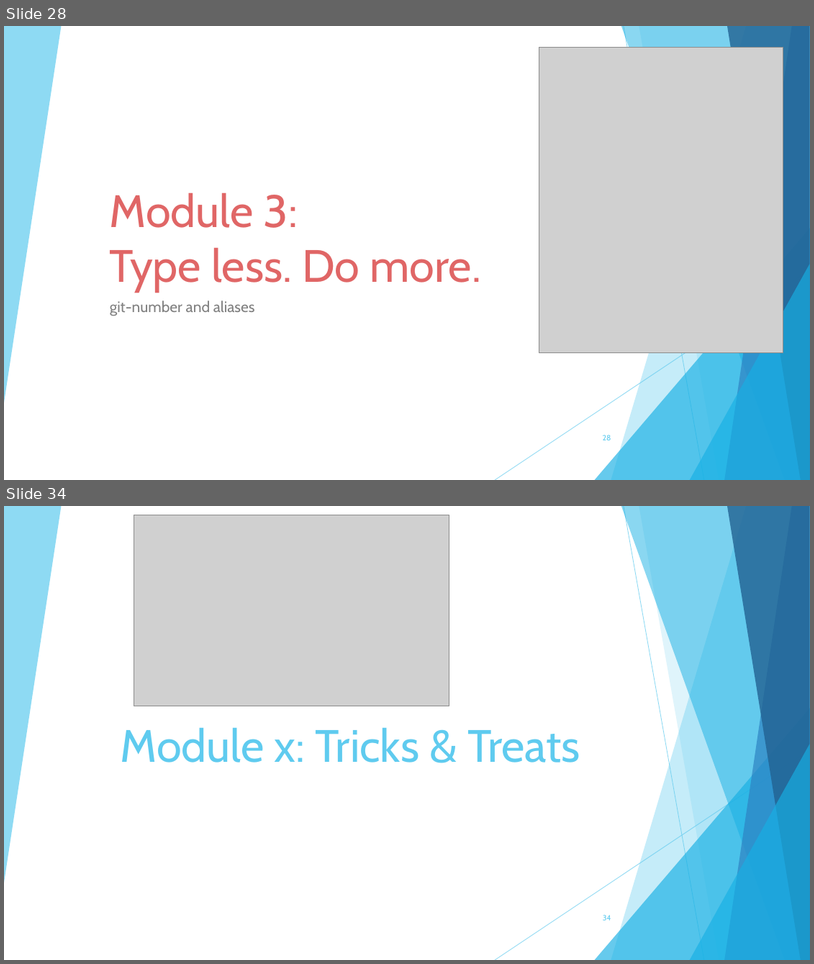
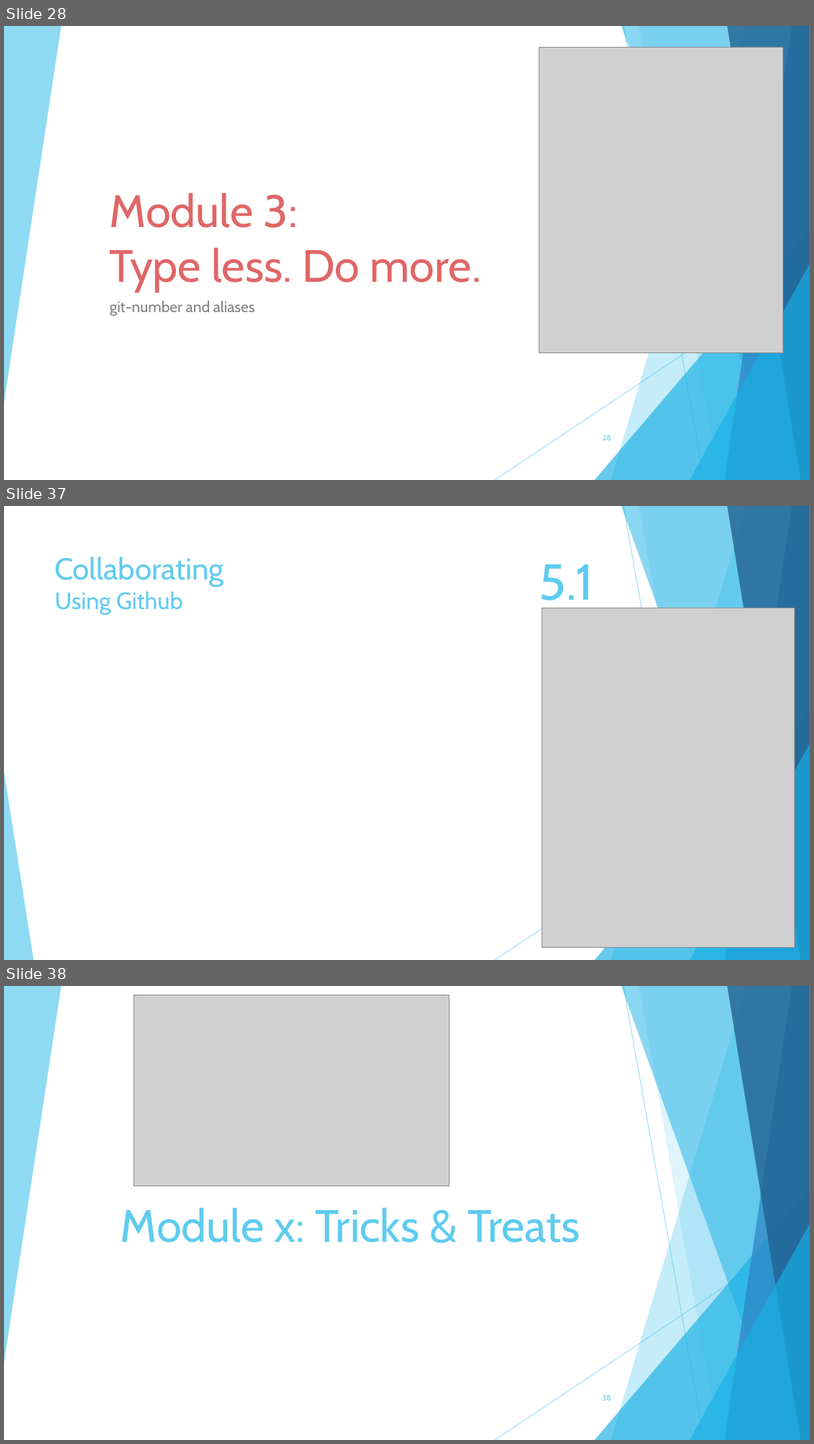
Before and after one commit to TechplexEngineer/GitCheatSheet, a slide deck: ppt/Getting started with GIT.pptx. Shown one above the other, each under a label of ours: slides 28 and 34 before the commit, slides 28, 37 and 38 after it; the slides between them are not shown. The pictures are 814x964 and 814x1444 pixels, drawn with LibreOffice and Linux fonts; fonts in the diff are those of the drawing; grey boxes stand for pictures. Boxes give left, top, right and bottom in pixels: in the first picture for what was removed or moved away, otherwise in the second. Text is boxed around its words. In the diff, an @@ line names an element or a change of style, - is before the commit and + after.

```diff
--- a/ppt/Getting started with GIT.pptx
+++ b/ppt/Getting started with GIT.pptx
@@ slide 37 added at [4, 506, 810, 960], background #FFFFFF; not listed: 9 template elements that a slide beside it also shows @@
@@ title added at [55, 556, 224, 615], 36 pt, text #5FCBEF @@
+Collaborating
+Using Github
@@ text added at [539, 564, 594, 611], 60 pt, text #5FCBEF @@
+5.1
@@ picture added at [543, 608, 795, 947] @@
@@ triangle added at [4, 772, 34, 960], fill #5FCBEF at 70% opacity @@
@@ what was slide 34 is now slide 38 @@
@@ page number at [602, 1394, 611, 1400]: text changed @@
-34
+38
```
Also in this commit, not shown: 21 slides changed, 3 other slides added, 3 other files.
